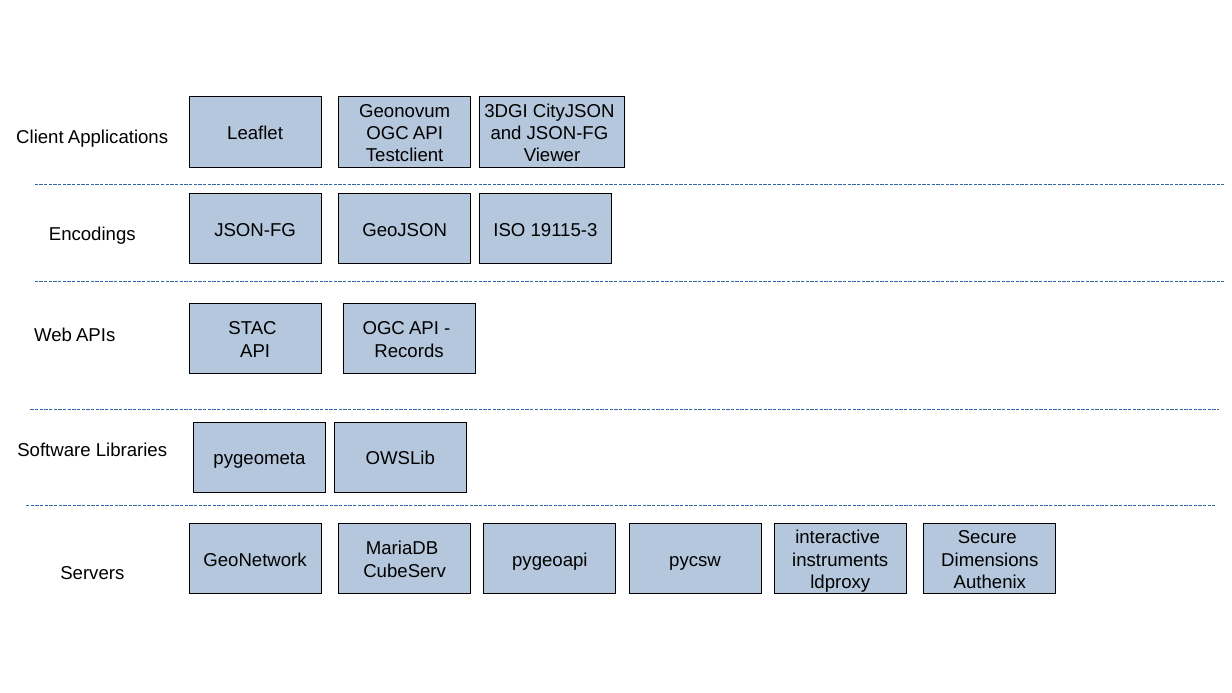
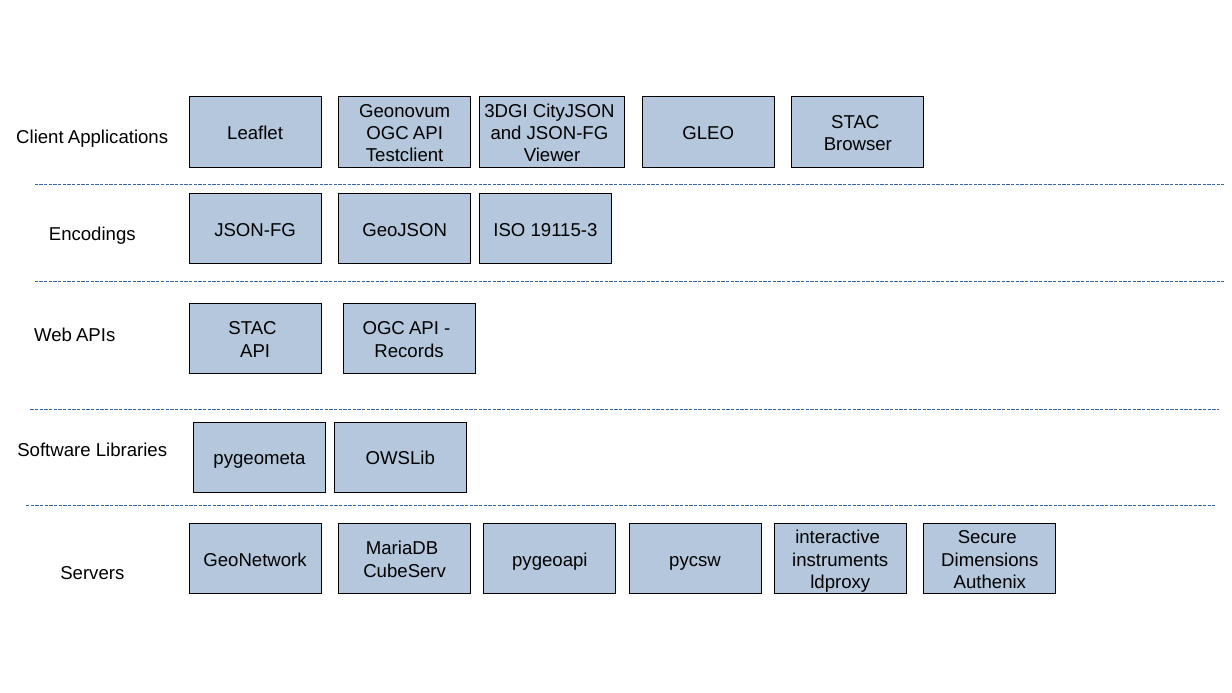
Before and after one commit to opengeospatial/developer-events, a slide deck: slide 1 of 2022/Metadata-Code-Sprint/engineering-report/images/Figures.odp. Drawn at 1232x693 pixels with LibreOffice and Linux fonts; fonts in the diff are those of the drawing. Boxes give left, top, right and bottom in pixels: in the first picture for what was removed or moved away, otherwise in the second. Text is boxed around its words. In the diff, an @@ line names an element or a change of style, - is before the commit and + after.

```diff
--- a/2022/Metadata-Code-Sprint/engineering-report/images/Figures.odp
+++ b/2022/Metadata-Code-Sprint/engineering-report/images/Figures.odp
@@ rectangle added at (x1=643, y1=97, x2=775, y2=168), fill #B4C7DC, outline #000000 0 pt, 12 pt, text #000000 @@
+GLEO
@@ rectangle added at (x1=793, y1=97, x2=925, y2=168), fill #B4C7DC, outline #000000 0 pt, 12 pt, text #000000 @@
+STAC
+Browser
```
Also in this commit, not shown: 1 other file.
